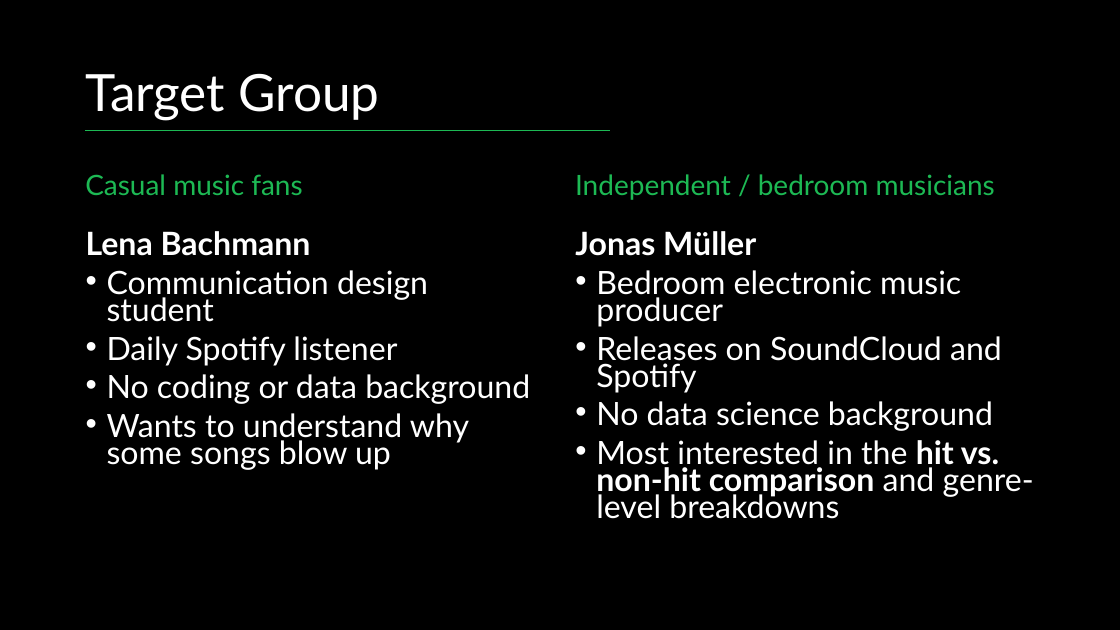
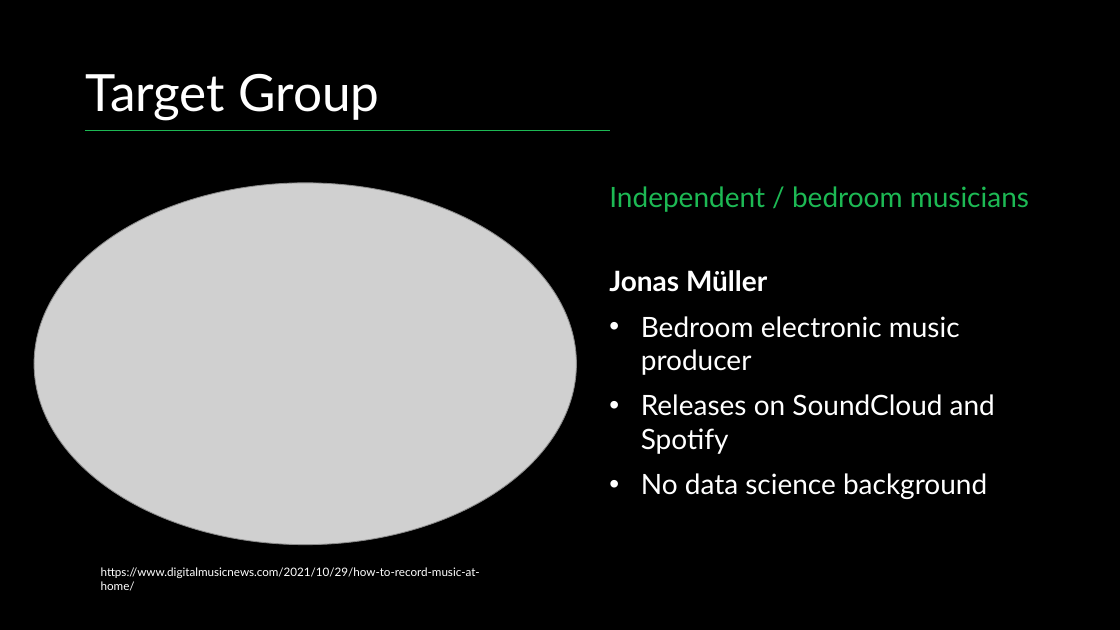
Before and after one commit to podsv-fs26-ad24/ad24-1-fancyproject, a slide deck: slide 4 of presentation.pptx (slide 3 before the commit). Drawn at 1120x630 pixels with LibreOffice and Linux fonts; fonts in the diff are those of the drawing; grey boxes stand for pictures. Boxes give left, top, right and bottom in pixels: in the first picture for what was removed or moved away, otherwise in the second. Text is boxed around its words. In the diff, an @@ line names an element or a change of style, - is before the commit and + after.

```diff
--- a/presentation.pptx
+++ b/presentation.pptx
@@ text "Independent / bedroom musicians": place and size @@
-text "Independent / bedroom musicians" at (575, 231, 1034, 519)
+text "Independent / bedroom musicians" at (609, 186, 1029, 499)
@@ text "Independent / bedroom musicians" at (609, 186, 1029, 499): vertical alignment top to bottom @@
@@ text removed at (85, 174, 302, 195) @@
-Casual music fans
@@ text removed at (575, 174, 995, 200) @@
-Independent / bedroom musicians
@@ picture added at (34, 183, 577, 545) @@
@@ text at (609, 186, 1029, 212): paragraph added @@
+Independent / bedroom musicians
@@ text removed at (86, 231, 530, 470) @@
-Lena Bachmann
-• Communication design student
-• Daily Spotify listener
-• No coding or data background
-• Wants to understand why some songs blow up
@@ text at (609, 270, 995, 499): size 27.5 to 24 pt in "Jonas Müller", "Bedroom electronic music producer", "Releases on SoundCloud and Spotify", "No data science background"; line spacing 0.7 to 0.9; indent changed; line spacing 0.7 to 1 @@
@@ text at (596, 440, 1034, 519): paragraph removed @@
-• Most interested in the hit vs. non-hit comparison and genre-level breakdowns
@@ text added at (101, 567, 480, 591), 10 pt, text #FFFFFF @@
+https://www.digitalmusicnews.com/2021/10/29/how-to-record-music-at-home/
```
Also in this commit, not shown: 2 other slides changed, 2 slides added, 1 slide removed, 1 other file.
